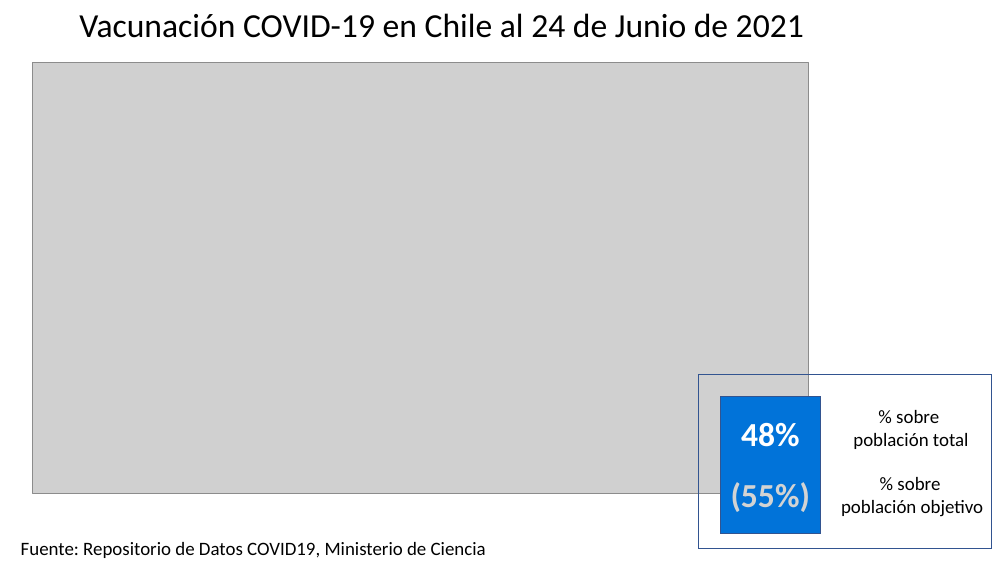
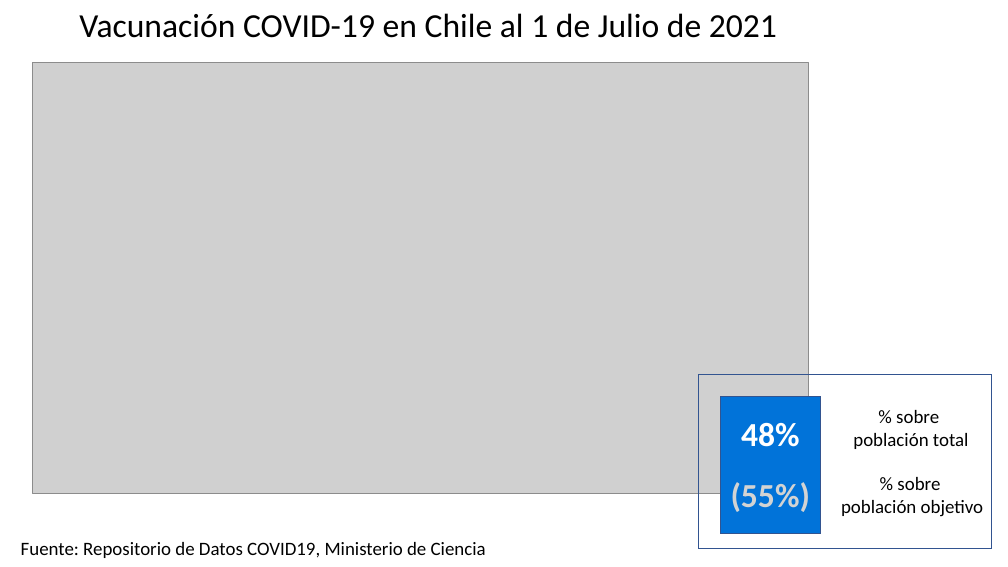
Before and after one commit to dataCovid19CL/capsulasSemanales, a slide deck: slide 24 of DATOS COVID Chile 2021 07 03.pptx. Drawn at 1008x567 pixels with LibreOffice and Linux fonts; fonts in the diff are those of the drawing; grey boxes stand for pictures. Boxes give left, top, right and bottom in pixels: in the first picture for what was removed or moved away, otherwise in the second. Text is boxed around its words. In the diff, an @@ line names an element or a change of style, - is before the commit and + after.

```diff
--- a/DATOS COVID Chile 2021 07 03.pptx
+++ b/DATOS COVID Chile 2021 07 03.pptx
@@ text at bbox=[79, 13, 777, 38]: text changed @@
-Vacunación COVID-19 en Chile al 24 de Junio de 2021
+Vacunación COVID-19 en Chile al 1 de Julio de 2021
```
Also in this commit, not shown: 1 other slide changed, 2 other files.
